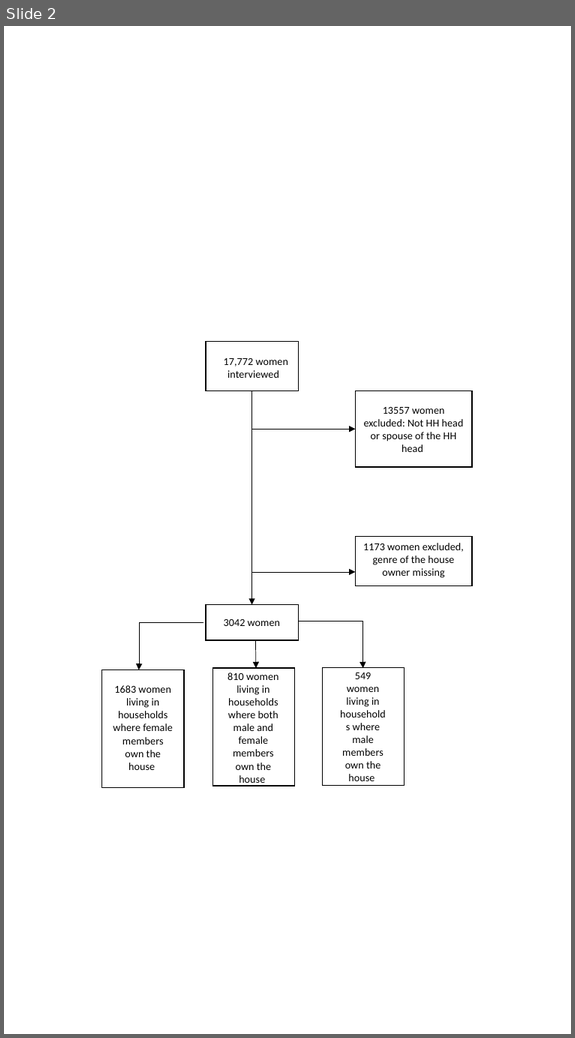
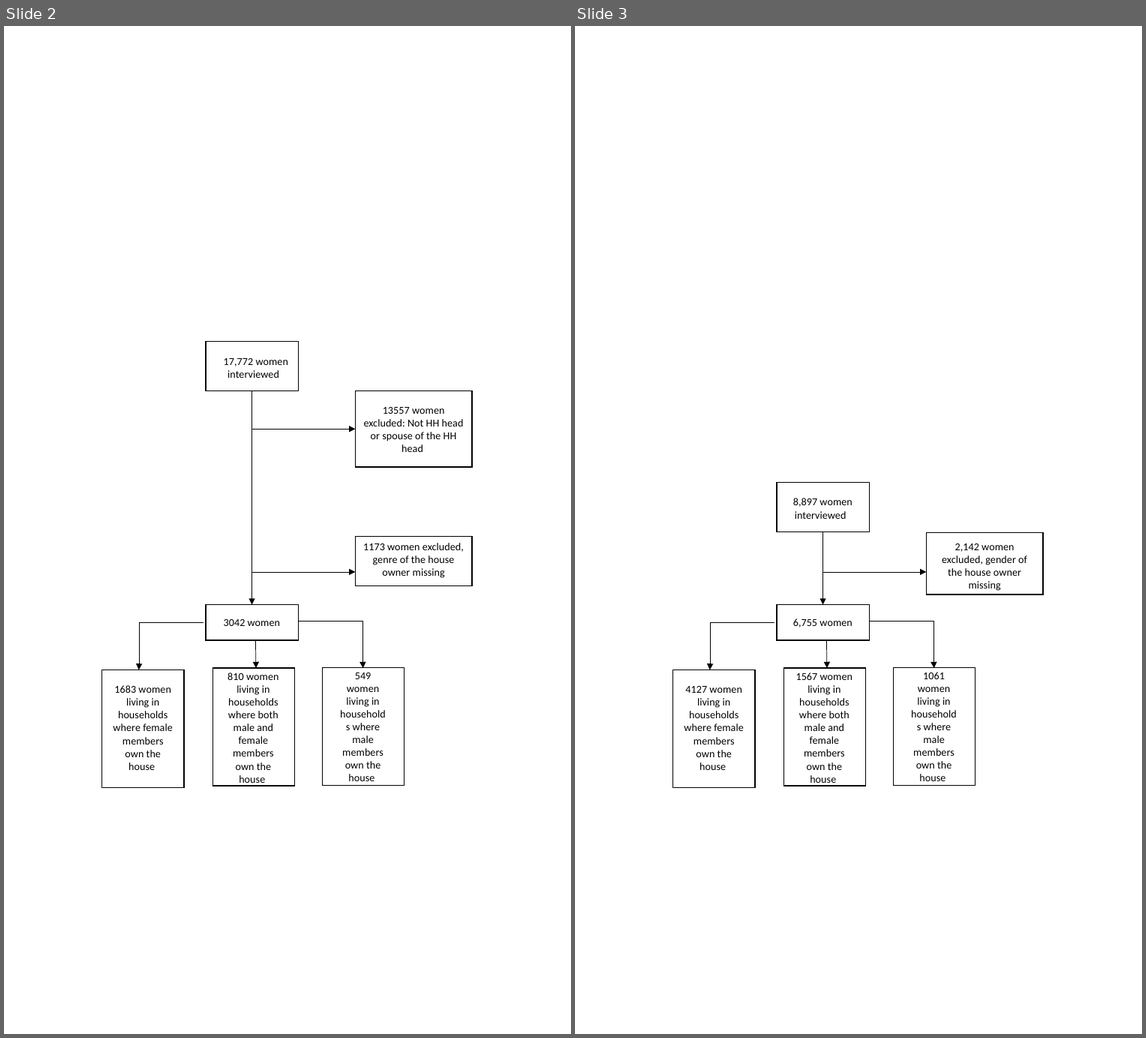
Before and after one commit to LoiaLamarque/MatriHealthDHS, a slide deck: 03_plots/flowchart_missing_value.pptx. Shown side by side, each under a label of ours: slide 2 before the commit, slides 2 and 3 after it. The pictures are 575x1038 and 1146x1038 pixels, drawn with LibreOffice and Linux fonts; fonts in the diff are those of the drawing. Boxes give left, top, right and bottom in pixels: in the first picture for what was removed or moved away, otherwise in the second. Text is boxed around its words. In the diff, an @@ line names an element or a change of style, - is before the commit and + after.

```diff
--- a/03_plots/flowchart_missing_value.pptx
+++ b/03_plots/flowchart_missing_value.pptx
@@ slide 3 added at bbox=[575, 26, 1142, 1034], background #FFFFFF @@
@@ rectangle added at bbox=[777, 483, 869, 532], outline #000000 1 pt @@
@@ text added at bbox=[793, 498, 852, 519], 10.1 pt, text #000000 @@
+8,897 women interviewed
@@ arrow added from (823, 532) to (823, 604), #000000 0.5 pt @@
@@ rectangle added at bbox=[927, 532, 1043, 594], outline #000000 1 pt @@
@@ text added at bbox=[942, 544, 1027, 591], 10.1 pt, text #000000 @@
+2,142 women excluded, gender of the house owner missing
@@ arrow added from (823, 572) to (927, 572), #000000 0.5 pt @@
@@ rectangle added at bbox=[777, 604, 869, 640], outline #000000 1 pt @@
@@ elbow arrow added from (775, 622) to (709, 670), #000000 0.5 pt @@
@@ text added at bbox=[793, 618, 852, 628], 10.1 pt, text #000000 @@
+6,755 women
@@ elbow arrow added from (869, 621) to (934, 668), #000000 0.5 pt @@
@@ arrow added from (827, 641) to (827, 668), #000000 0.5 pt @@
@@ rectangle added at bbox=[673, 670, 755, 788], outline #000000 1 pt @@
@@ rectangle added at bbox=[783, 668, 865, 786], outline #000000 1 pt @@
@@ text added at bbox=[796, 672, 853, 786], 10.1 pt, text #000000 @@
+1567 women living in households where both male and female members own the house
@@ rectangle added at bbox=[893, 668, 975, 786], outline #000000 1 pt @@
@@ text added at bbox=[913, 672, 955, 781], 10.1 pt, text #000000 @@
+1061 women living in households where male members own the house
@@ text added at bbox=[684, 686, 744, 770], 10.1 pt, text #000000 @@
+4127 women living in households where female members own the house
```
Also in this commit, not shown: 11 other files.
